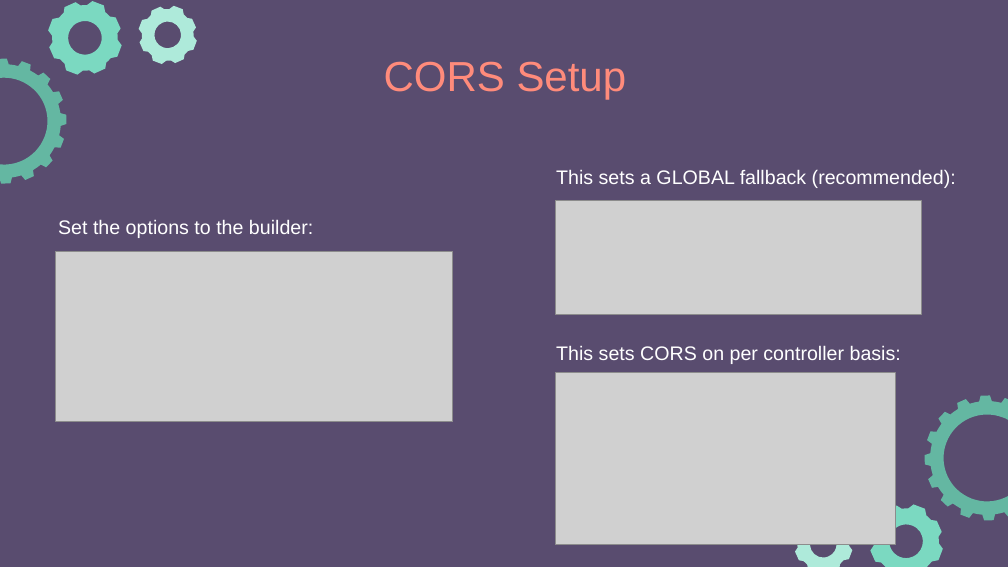
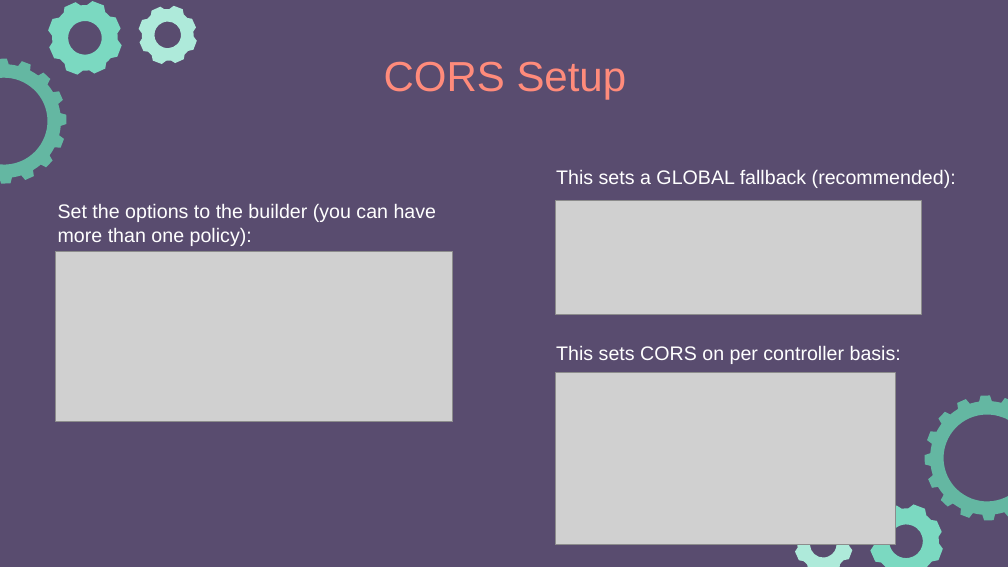
Before and after one commit to e-m-wilson/dotnet, a slide deck: slide 9 of Resources-Notes-Ppts/ASP-NET-Identity/ASPNET_Identity.pptx. Drawn at 1008x567 pixels with LibreOffice and Linux fonts; fonts in the diff are those of the drawing; grey boxes stand for pictures. Boxes give left, top, right and bottom in pixels: in the first picture for what was removed or moved away, otherwise in the second. Text is boxed around its words. In the diff, an @@ line names an element or a change of style, - is before the commit and + after.

```diff
--- a/Resources-Notes-Ppts/ASP-NET-Identity/ASPNET_Identity.pptx
+++ b/Resources-Notes-Ppts/ASP-NET-Identity/ASPNET_Identity.pptx
@@ text at box(58, 204, 437, 246): text changed @@
-Set the options to the builder:
+Set the options to the builder (you can have more than one policy):
```
Also in this commit, not shown: 5 slides added.
